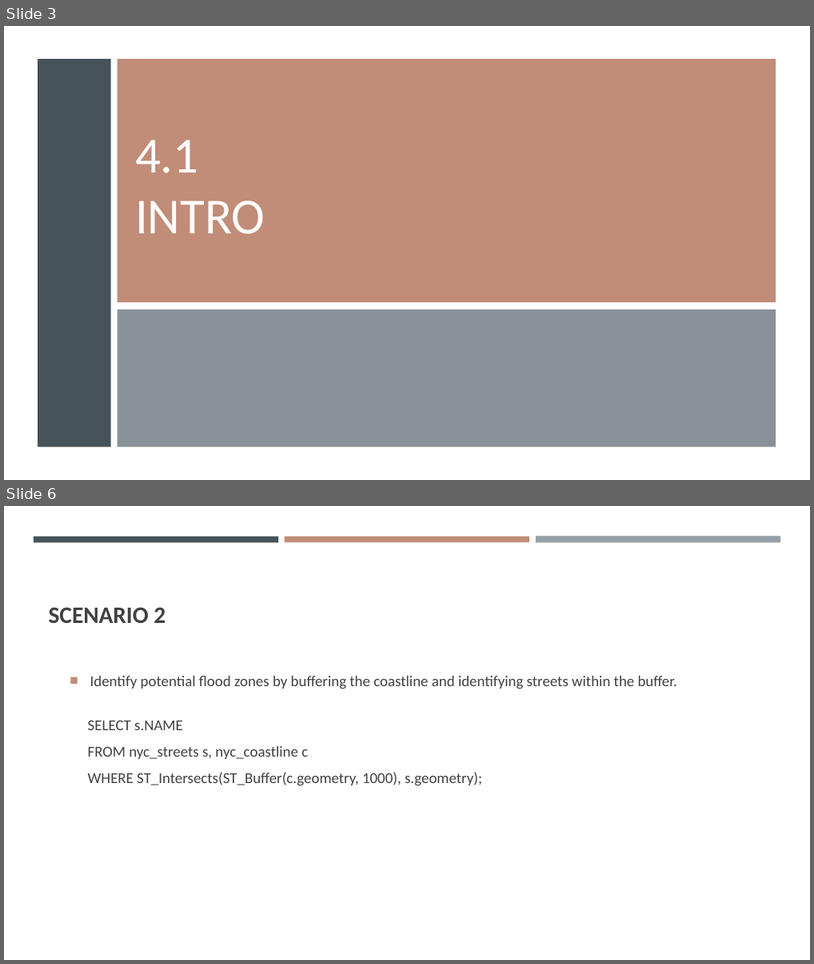
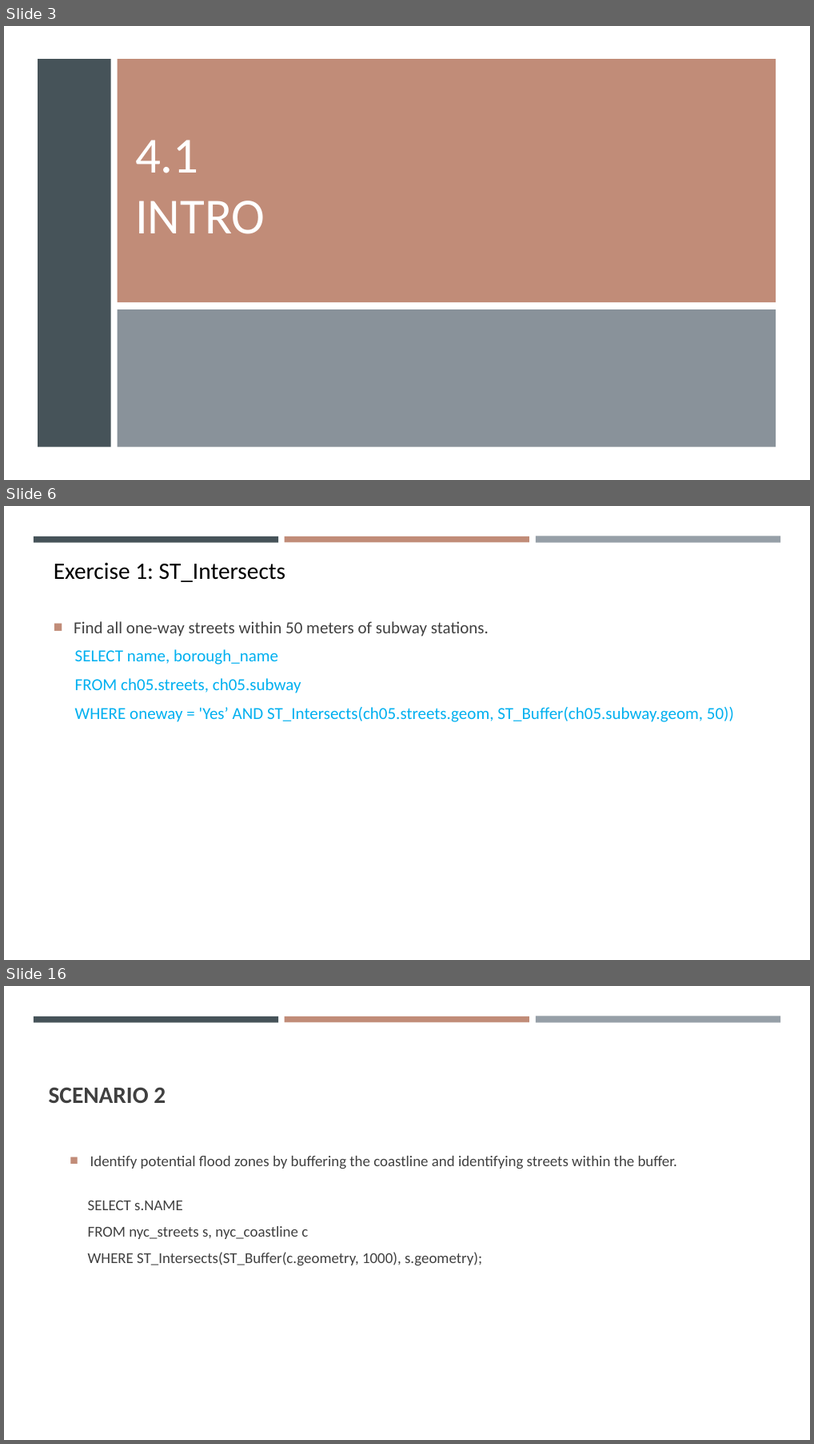
Before and after one commit to gisynw/ssj-376, a slide deck: docs/Lectures/Week05/Week05_Park02.pptx. Shown one above the other, each under a label of ours: slides 3 and 6 before the commit, slides 3, 6 and 16 after it; the slides between them are not shown. The pictures are 814x964 and 814x1444 pixels, drawn with LibreOffice and Linux fonts; fonts in the diff are those of the drawing. Boxes give left, top, right and bottom in pixels: in the first picture for what was removed or moved away, otherwise in the second. Text is boxed around its words. In the diff, an @@ line names an element or a change of style, - is before the commit and + after.

```diff
--- a/docs/Lectures/Week05/Week05_Park02.pptx
+++ b/docs/Lectures/Week05/Week05_Park02.pptx
@@ slide 6 added at (4, 506, 810, 960), background #FFFFFF; not listed: 3 template elements that a slide beside it also shows @@
@@ text added at (54, 563, 286, 582), 28 pt, text #000000 @@
+Exercise 1: ST_Intersects
@@ text added at (74, 621, 734, 722), 20 pt, text #00B0F0 @@
+■ Find all one-way streets within 50 meters of subway stations.
+  SELECT name, borough_name
+  FROM ch05.streets, ch05.subway
+  WHERE oneway = 'Yes’ AND ST_Intersects(ch05.streets.geom, ST_Buffer(ch05.subway.geom, 50))
@@ what was slide 6 is now slide 16 @@
```
Also in this commit, not shown: 2 slides changed, 9 other slides added.
